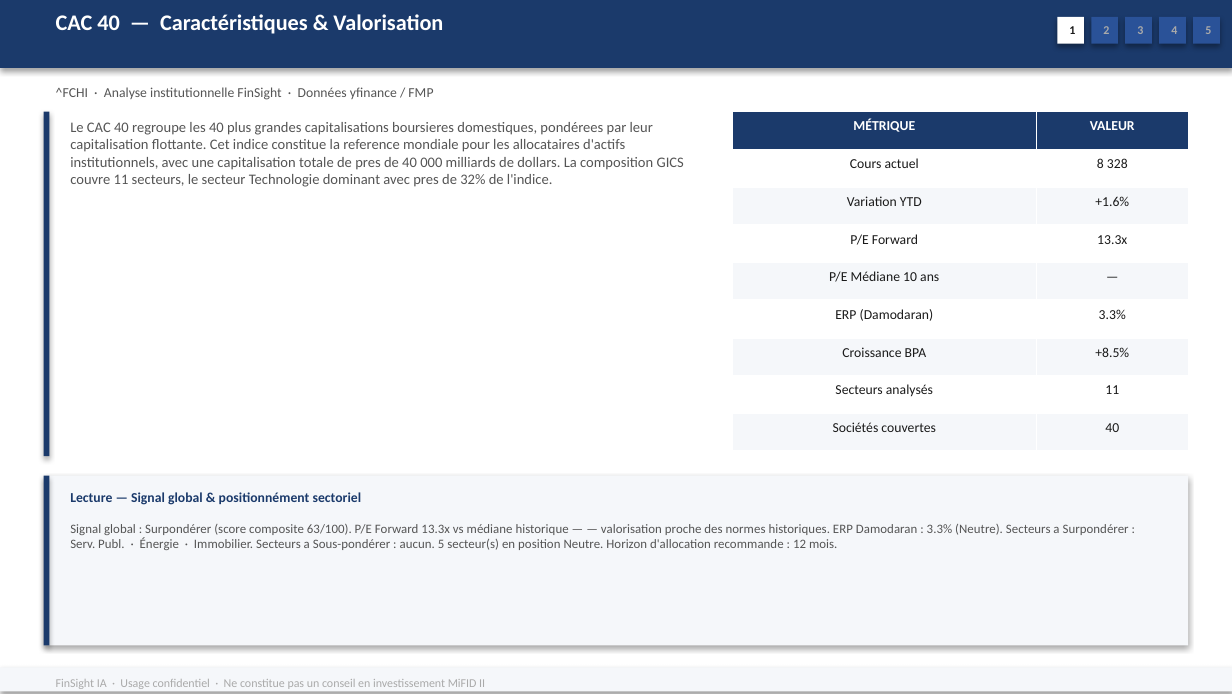
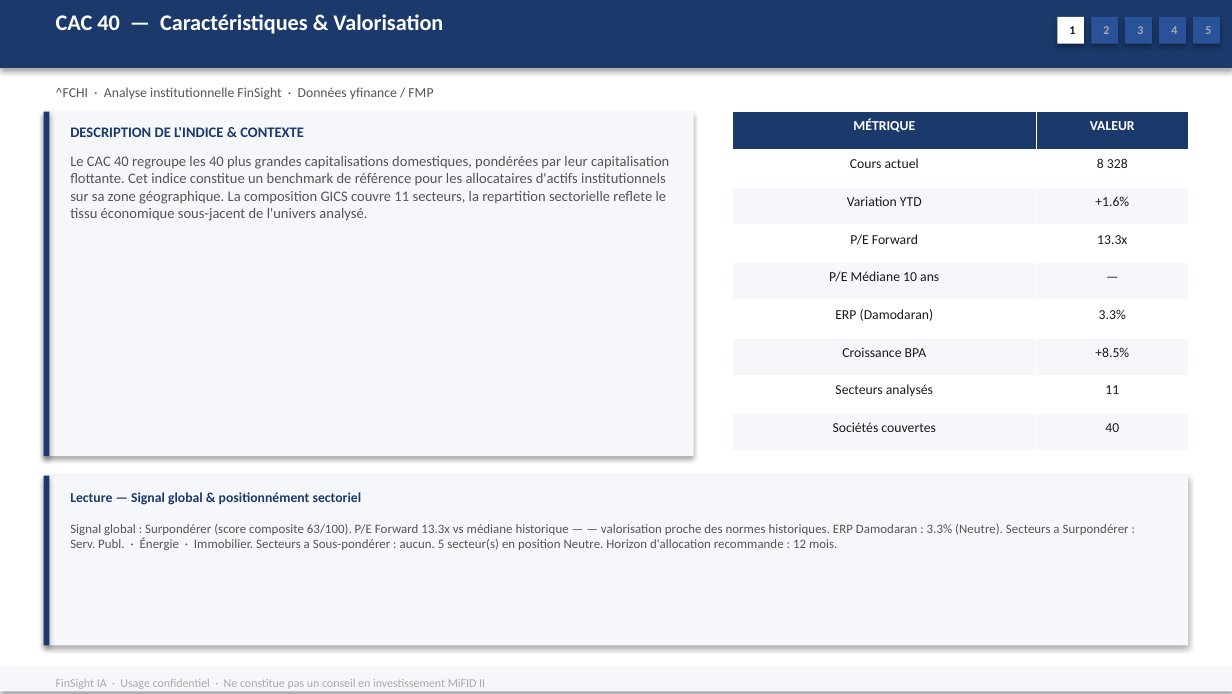
Before and after one commit to baptistejeh07-art/finsight-ia, a slide deck: slide 5 of preview/indice_CAC_40/indice_CAC_40.pptx. Drawn at 1232x694 pixels with LibreOffice and Linux fonts; fonts in the diff are those of the drawing. Boxes give left, top, right and bottom in pixels: in the first picture for what was removed or moved away, otherwise in the second. Text is boxed around its words. In the diff, an @@ line names an element or a change of style, - is before the commit and + after.

Commit message:
chore(preview): indice_CAC_40 outputs regeneres

```diff
--- a/preview/indice_CAC_40/indice_CAC_40.pptx
+++ b/preview/indice_CAC_40/indice_CAC_40.pptx
@@ rectangle added at (43,112,694,457), fill #F5F7FA @@
@@ text added at (70,127,304,137), 8.5 pt, text #1B3A6B, bold @@
+DESCRIPTION DE L'INDICE & CONTEXTE
@@ text at (70,156,669,221): text changed @@
-Le CAC 40 regroupe les 40 plus grandes capitalisations boursieres domestiques, pondérees par leur capitalisation flottante. Cet indice constitue la reference mondiale pour les allocataires d'actifs institutionnels, avec une capitalisation totale de pres de 40 000 milliards de dollars. La composition GICS couvre 11 secteurs, le secteur Technologie dominant avec pres de 32% de l'indice.
+Le CAC 40 regroupe les 40 plus grandes capitalisations domestiques, pondérées par leur capitalisation flottante. Cet indice constitue un benchmark de référence pour les allocataires d'actifs institutionnels sur sa zone géographique. La composition GICS couvre 11 secteurs, la repartition sectorielle reflete le tissu économique sous-jacent de l'univers analysé.
```
Also in this commit, not shown: 4 other slides changed, 1 other file.
